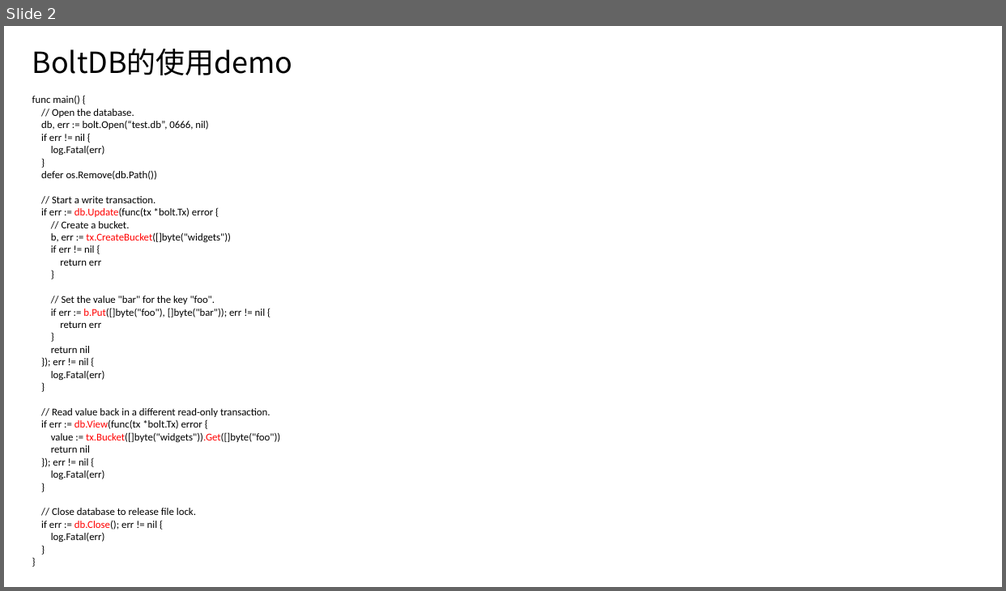
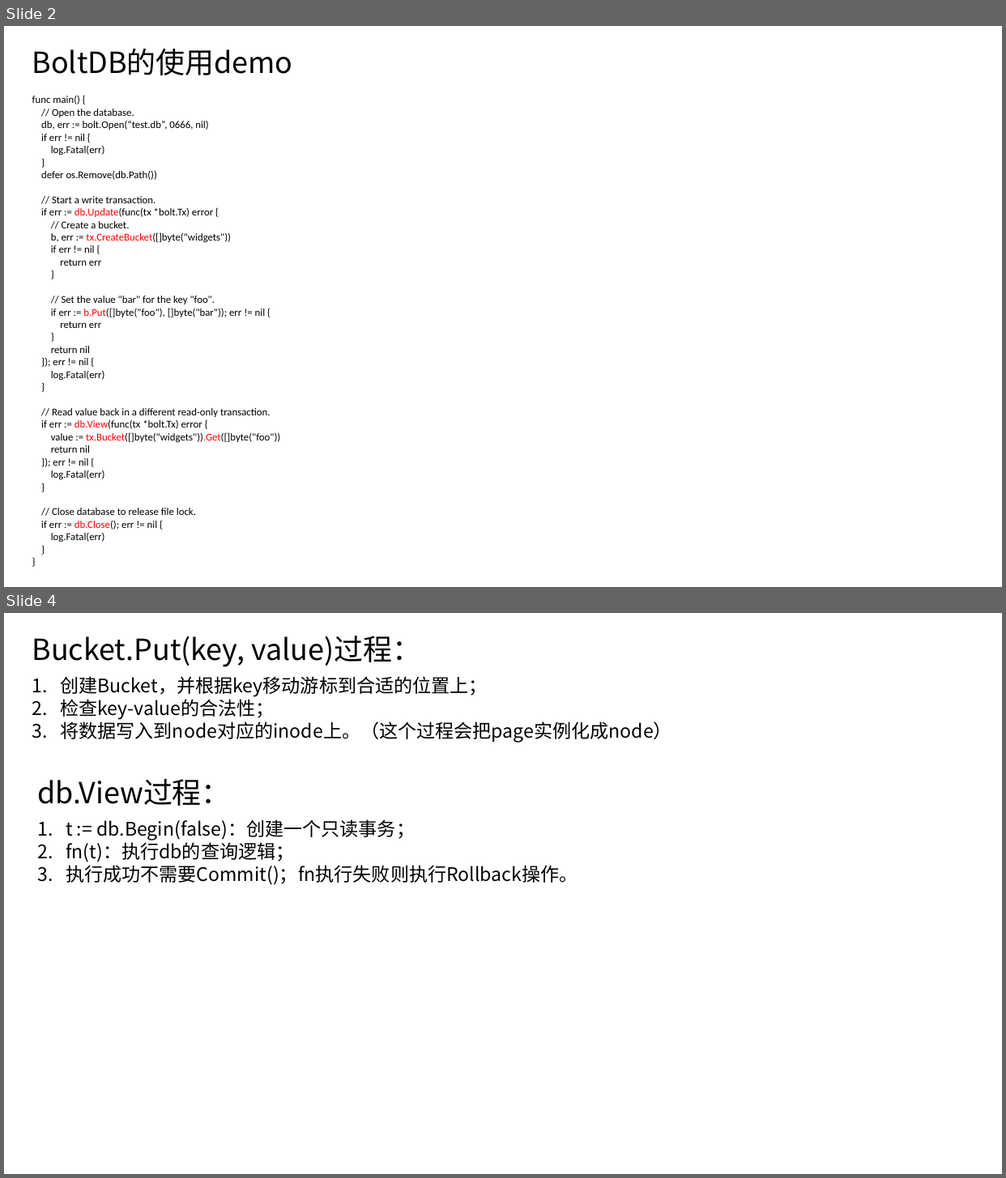
Before and after one commit to sysublackbear/boltdb_analysis, a slide deck: boltdb源码解析.pptx. Shown one above the other, each under a label of ours: slide 2 before the commit, slides 2 and 4 after it; the slides between them are not shown. The pictures are 1006x591 and 1006x1178 pixels, drawn with LibreOffice and Linux fonts; fonts in the diff are those of the drawing. Boxes give left, top, right and bottom in pixels: in the first picture for what was removed or moved away, otherwise in the second. Text is boxed around its words. In the diff, an @@ line names an element or a change of style, - is before the commit and + after.

```diff
--- a/boltdb源码解析.pptx
+++ b/boltdb源码解析.pptx
@@ slide 4 added at <box>4,613,1002,1174</box>, background #FFFFFF @@
@@ text added at <box>32,636,421,667</box>, 28 pt, text #000000 @@
+Bucket.Put(key, value)过程：
@@ text added at <box>60,676,672,743</box>, 18 pt, text #000000 @@
+1. 创建Bucket，并根据key移动游标到合适的位置上；
+2. 检查key-value的合法性；
+3. 将数据写入到node对应的inode上。（这个过程会把page实例化成node）
@@ text added at <box>37,779,230,806</box>, 28 pt, text #000000 @@
+db.View过程：
@@ text added at <box>66,820,578,885</box>, 18 pt, text #000000 @@
+1. t := db.Begin(false)：创建一个只读事务；
+2. fn(t)：执行db的查询逻辑；
+3. 执行成功不需要Commit()；fn执行失败则执行Rollback操作。
```
Also in this commit, not shown: 1 other slide added.
